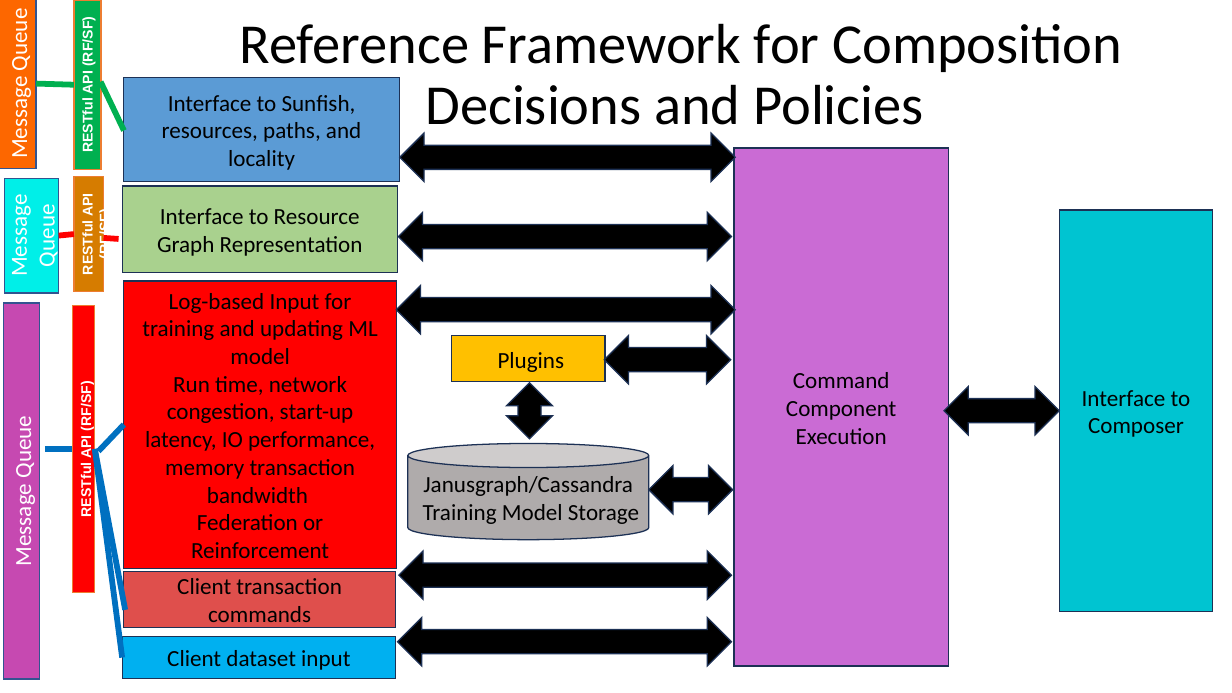
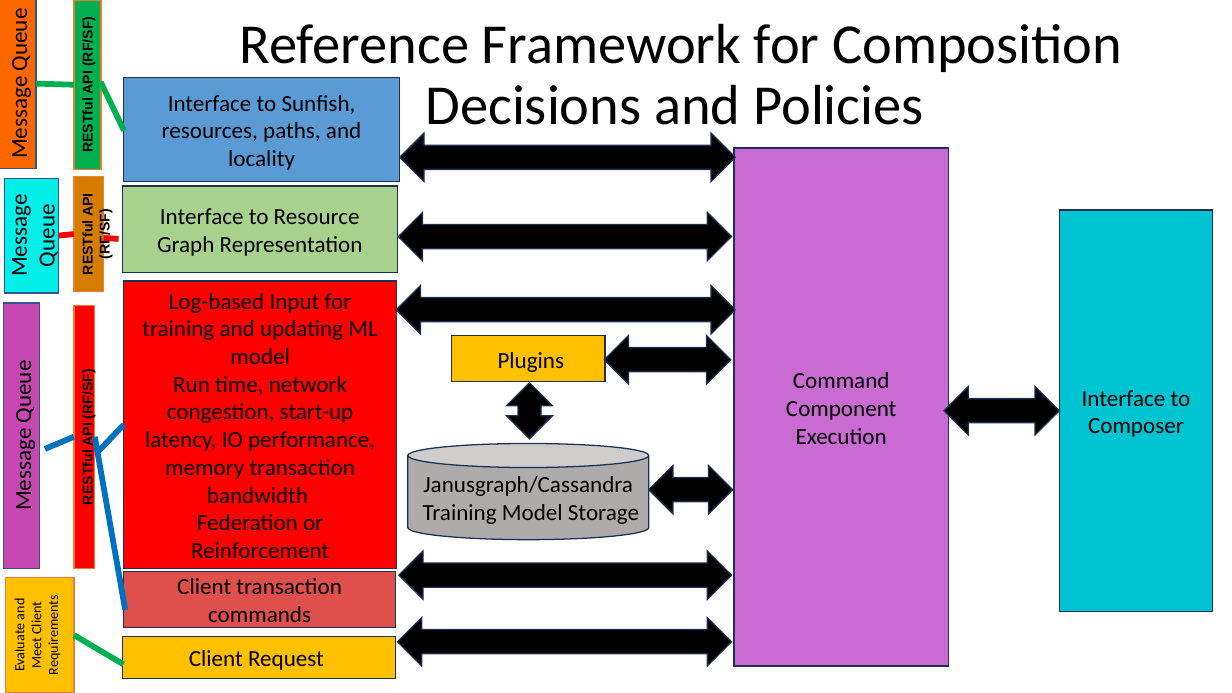
Before and after one commit to OFMFWG/ComposabilityManagerDocs, a slide deck: slide 13 of Composition_Framework_July_2023_1.pptx. Drawn at 1232x693 pixels with LibreOffice and Linux fonts; fonts in the diff are those of the drawing. Boxes give left, top, right and bottom in pixels: in the first picture for what was removed or moved away, otherwise in the second. Text is boxed around its words. In the diff, an @@ line names an element or a change of style, - is before the commit and + after.

Commit message:
New modifications to the Composability Selection and Client Evaluation blocks

```diff
--- a/Composition_Framework_July_2023_1.pptx
+++ b/Composition_Framework_July_2023_1.pptx
@@ text colour #FFFFFF to #000000 in 6 elements at box(74, 0, 101, 169), box(0, 0, 36, 169), box(74, 177, 104, 291), box(4, 178, 59, 293), box(73, 305, 95, 568), box(4, 303, 40, 568) @@
@@ rectangle "Message Queue": place and size @@
-rectangle "Message Queue" at box(4, 303, 40, 679)
+rectangle "Message Queue" at box(4, 303, 40, 568)
@@ rectangle "RESTful API (RF/SF)": place and size @@
-rectangle "RESTful API (RF/SF)" at box(73, 305, 95, 593)
+rectangle "RESTful API (RF/SF)" at box(73, 305, 95, 568)
@@ line moved from (45, 449) - (72, 449) to (45, 449) - (74, 437) @@
@@ line moved from (95, 449) - (125, 610) to (95, 437) - (125, 610) @@
@@ line removed from (95, 449) to (122, 658) @@
@@ rectangle added at box(6, 577, 74, 693), fill #FFC000, outline #ED7D31 1 pt, 11 pt, text #000000 @@
+Evaluate and Meet Client Requirements
@@ line added from (74, 635) to (124, 665), #00B050 4.5 pt @@
@@ rectangle "Client Request" at box(122, 637, 396, 679): fill #00B0F0 to #FFC000 @@
@@ text in rectangle at box(189, 650, 324, 670): text changed @@
-Client dataset input
+Client Request
```
Also in this commit, not shown: 2 other slides changed.
